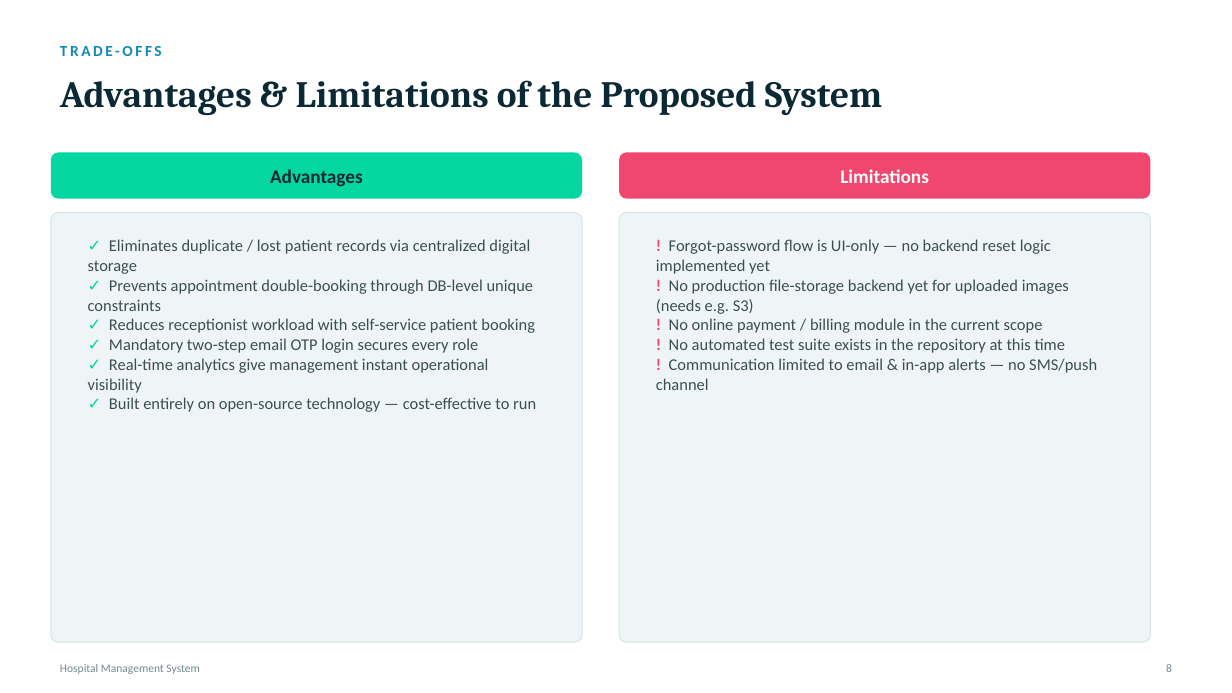
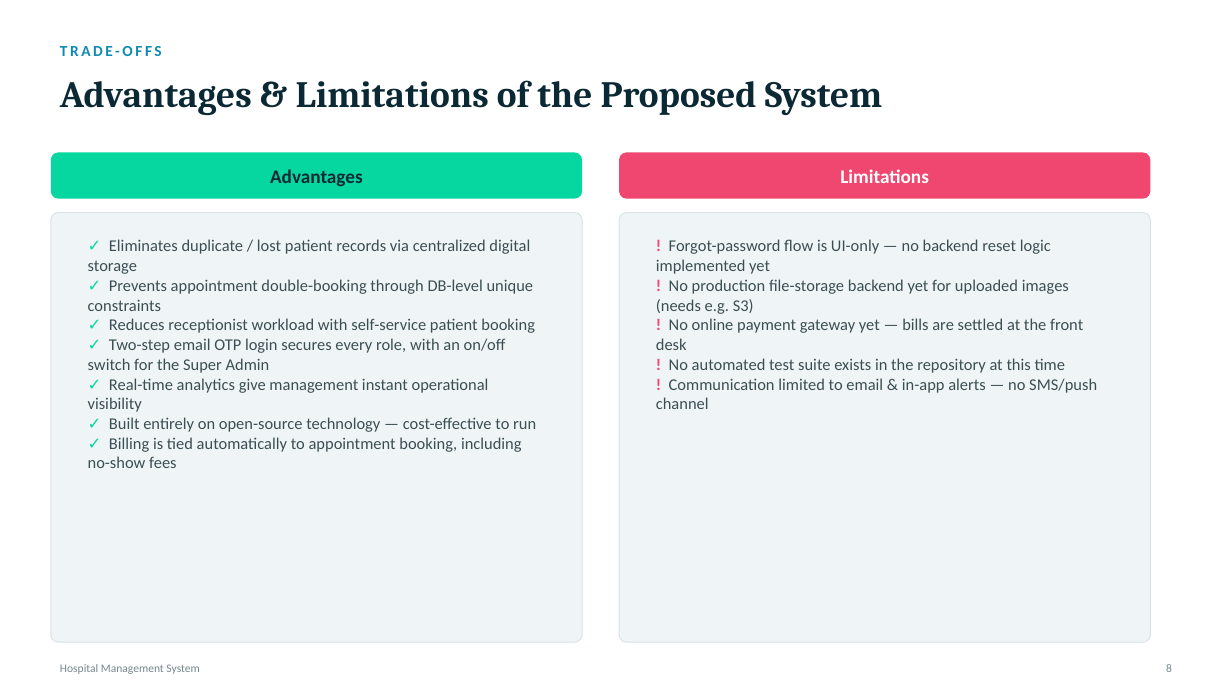
Before and after one commit to lakshitbuilds/Hospital-Management-System, a slide deck: slide 9 of HMS_Project_Presentation.pptx. Drawn at 1232x693 pixels with LibreOffice and Linux fonts; fonts in the diff are those of the drawing. Boxes give left, top, right and bottom in pixels: in the first picture for what was removed or moved away, otherwise in the second. Text is boxed around its words. In the diff, an @@ line names an element or a change of style, - is before the commit and + after.

```diff
--- a/HMS_Project_Presentation.pptx
+++ b/HMS_Project_Presentation.pptx
@@ text at (656, 318, 1083, 350): text changed @@
-! No online payment / billing module in the current scope
+! No online payment gateway yet — bills are settled at the front desk
@@ text at (88, 338, 506, 373): text changed @@
-✓ Mandatory two-step email OTP login secures every role
+✓ Two-step email OTP login secures every role, with an on/off switch for the Super Admin
@@ text at (88, 437, 522, 468): paragraph added @@
+✓ Billing is tied automatically to appointment booking, including no-show fees
```
Also in this commit, not shown: 15 other slides changed, 1 slide added, 5 other files.
